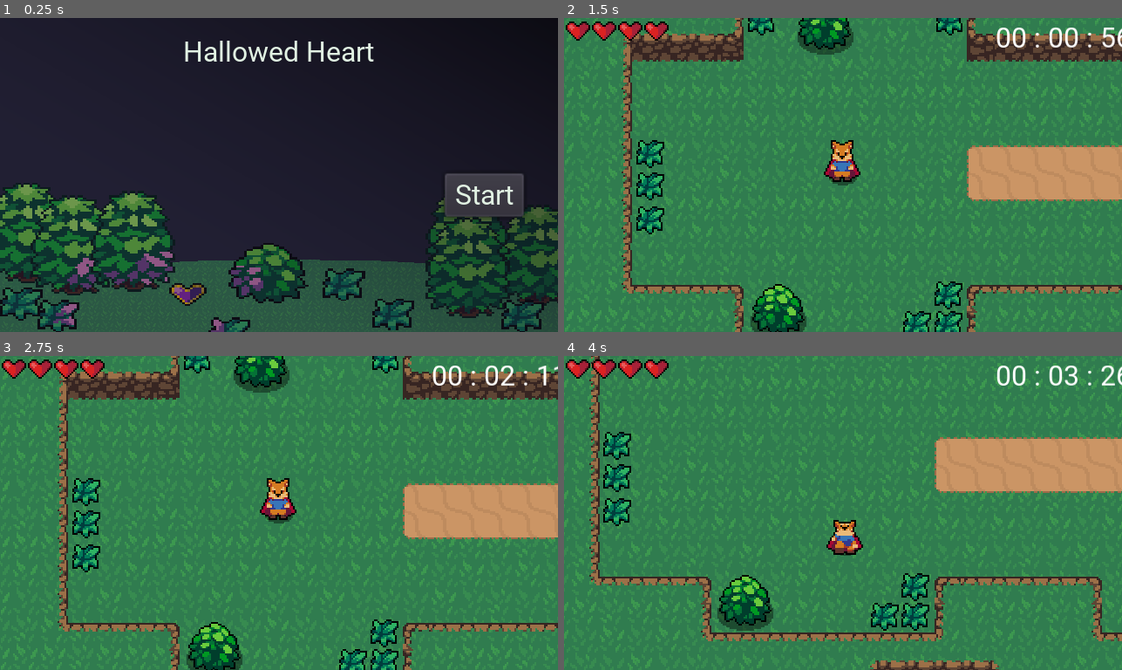
Above: before the commit, frames 1-4 (two rows, left to right).
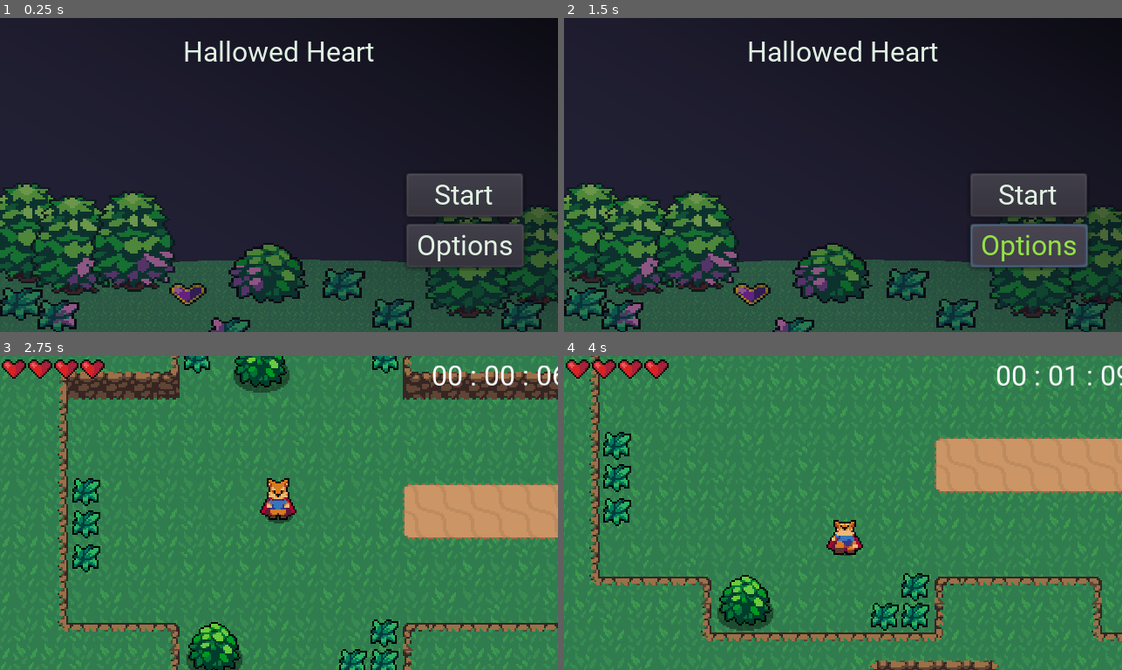
Above: after the commit, the same moments.

Repository: AdmiralOrdinary/HallowedHeart
Game: Godot game, scene res://Menu/StartMenu.tscn
The game is run twice, just before and just after one commit, with the same random seed, the same clock (stepped at 60 frames per second) and the same inputs. Sound files missing from this copy of the repository are replaced by a short silence.
Inputs (mouse positions are in pixels of both pictures, inside the frame that each line leads up to):
- Up to frame 1 (0.25 s): no input
- Up to frame 2 (1.5 s): click "Start" (after the commit: "Back") at 0.5 s; click (1027, 244) at 1.25 s, where only the run after the commit has a clickable "Options"
- Up to frame 3 (2.75 s): click (463, 531) at 2 s, where only the run after the commit has a clickable "Start"
- Up to frame 4 (4 s): hold Right (ui_right) 2.78-3.53 s; tap X (attack) at 2.85 s; hold Down (ui_down) from 3.53 s (still down); tap K (roll) at 3.6 s

The runs differ from the first frame. In frame 1, 4.3% of the frame differs, in the area x 72-95%, y 49-80%; in frame 2, 99%, in the area x 0-100%, y 0-100%; in frame 3, 0.2%; in frame 4, 0.2%.
Error after the commit: Invalid set index 'visible' (on base: 'Nil') with value of type 'bool'. (res://Menu/StartMenu.gd:31)

Commit message:
Updates From 3/1/2021
VictoryScreen
-I played around with the grading screen, running throught the game a couple times and setting realistic goals.
- I also changed the timer to accuratly count 1000ms = 1s instead of 60ms =1s

Options
-Started working on adding an options page

Diff:
--- a/Action RPG/Enemies/Boss.tscn
+++ b/Action RPG/Enemies/Boss.tscn
@@ -1811,7 +1811,7 @@
 
 [node name="AnimatedSprite" parent="SuperBat" index="0"]
 material = SubResource( 47 )
-frame = 0
+frame = 3
 
 [node name="CollisionShape2D" parent="SuperBat" index="2"]
 visible = false
@@ -1839,7 +1839,7 @@
 
 [node name="AnimatedSprite" parent="SuperBat2" index="0"]
 material = SubResource( 48 )
-frame = 0
+frame = 3
 
 [node name="CollisionShape2D" parent="SuperBat2" index="2"]
 visible = false
@@ -1867,7 +1867,7 @@
 
 [node name="AnimatedSprite" parent="SuperBat3" index="0"]
 material = SubResource( 39 )
-frame = 0
+frame = 3
 
 [node name="CollisionShape2D" parent="SuperBat3" index="2"]
 visible = false
@@ -1895,7 +1895,7 @@
 
 [node name="AnimatedSprite" parent="SuperBat4" index="0"]
 material = SubResource( 40 )
-frame = 0
+frame = 3
 
 [node name="CollisionShape2D" parent="SuperBat4" index="2"]
 visible = false
--- a/Action RPG/Enemies/Stats.gd
+++ b/Action RPG/Enemies/Stats.gd
@@ -93,6 +93,7 @@
 	damageDone = 0
 	rolls = 0
 	damageTaken = 0
+	upgrades = 0
 	reset_player_health()
 	reset_boss_health()
 
--- a/Action RPG/Enemies/Zombie.tscn
+++ b/Action RPG/Enemies/Zombie.tscn
@@ -205,7 +205,6 @@
 scale = Vector2( 1.5, 1.5 )
 frames = SubResource( 7 )
 animation = "Fly"
-frame = 3
 playing = true
 offset = Vector2( 0, -12 )
 
--- a/Action RPG/Menu/Menu.tscn
+++ b/Action RPG/Menu/Menu.tscn
@@ -41,7 +41,7 @@
 margin_left = 10.0
 margin_top = 10.0
 margin_right = 310.0
-margin_bottom = 170.0
+margin_bottom = 182.0
 
 [node name="TitleCenterContainer" type="CenterContainer" parent="FullMargin/Layer1VBox"]
 margin_right = 300.0
@@ -60,7 +60,7 @@
 [node name="SecondMargin" type="MarginContainer" parent="FullMargin/Layer1VBox"]
 margin_top = 23.0
 margin_right = 300.0
-margin_bottom = 160.0
+margin_bottom = 172.0
 size_flags_horizontal = 3
 size_flags_vertical = 3
 custom_constants/margin_right = 10
@@ -72,20 +72,20 @@
 margin_left = 10.0
 margin_top = 10.0
 margin_right = 290.0
-margin_bottom = 127.0
+margin_bottom = 139.0
 size_flags_horizontal = 3
 size_flags_vertical = 3
 
 [node name="MarginContainer" type="MarginContainer" parent="FullMargin/Layer1VBox/SecondMargin/Layer2HBox"]
 margin_right = 198.0
-margin_bottom = 117.0
+margin_bottom = 129.0
 size_flags_horizontal = 11
 size_flags_vertical = 3
 
 [node name="VBoxContainer" type="VBoxContainer" parent="FullMargin/Layer1VBox/SecondMargin/Layer2HBox"]
 margin_left = 202.0
 margin_right = 280.0
-margin_bottom = 117.0
+margin_bottom = 129.0
 size_flags_horizontal = 9
 size_flags_vertical = 3
 
@@ -107,8 +107,17 @@
 "_edit_use_anchors_": false
 }
 
-[node name="QuitGameButton" type="Button" parent="FullMargin/Layer1VBox/SecondMargin/Layer2HBox/VBoxContainer"]
+[node name="OptionsButton" type="Button" parent="FullMargin/Layer1VBox/SecondMargin/Layer2HBox/VBoxContainer"]
 margin_top = 75.0
 margin_right = 78.0
 margin_bottom = 100.0
+text = "Options"
+__meta__ = {
+"_edit_use_anchors_": false
+}
+
+[node name="QuitGameButton" type="Button" parent="FullMargin/Layer1VBox/SecondMargin/Layer2HBox/VBoxContainer"]
+margin_top = 104.0
+margin_right = 78.0
+margin_bottom = 129.0
 text = "Quit"
--- /dev/null
+++ b/Action RPG/Menu/Options.gd
@@ -0,0 +1,16 @@
+extends Control
+
+#onready var MenuSelect = $MenuSelect
+#onready var TitleSongPlayer = $TitleSongPlayer
+#onready var menu = get_parent().get_node(Menu)
+onready var options = self
+
+func _ready():
+	#TitleSongPlayer.play()
+	#PlayerStats.main_menu()
+	#var options = get_parent().add_child(Options)
+	pass
+
+func _on_StartGameButton_pressed():
+	options.visible = false
+	#menu.visible = true
--- /dev/null
+++ b/Action RPG/Menu/Options.tscn
@@ -0,0 +1,129 @@
+[gd_scene load_steps=4 format=2]
+
+[ext_resource path="res://Menu/menu_theme.tres" type="Theme" id=1]
+[ext_resource path="res://World/CoverImage.png" type="Texture" id=2]
+[ext_resource path="res://Menu/Options.gd" type="Script" id=3]
+
+[node name="Options" type="Control"]
+anchor_right = 1.0
+anchor_bottom = 1.0
+theme = ExtResource( 1 )
+script = ExtResource( 3 )
+__meta__ = {
+"_edit_use_anchors_": false
+}
+
+[node name="ColorRect" type="ColorRect" parent="."]
+anchor_right = 1.0
+anchor_bottom = 1.0
+color = Color( 0, 0, 0, 1 )
+__meta__ = {
+"_edit_use_anchors_": false
+}
+
+[node name="CoverImage" type="Sprite" parent="."]
+visible = false
+position = Vector2( 160, 80 )
+scale = Vector2( 0.507937, 0.4 )
+texture = ExtResource( 2 )
+
+[node name="FullMargin" type="MarginContainer" parent="."]
+anchor_right = 1.0
+anchor_bottom = 1.0
+size_flags_horizontal = 3
+size_flags_vertical = 3
+custom_constants/margin_right = 10
+custom_constants/margin_top = 10
+custom_constants/margin_left = 10
+custom_constants/margin_bottom = 10
+__meta__ = {
+"_edit_use_anchors_": false
+}
+
+[node name="Layer1VBox" type="VBoxContainer" parent="FullMargin"]
+margin_left = 10.0
+margin_top = 10.0
+margin_right = 310.0
+margin_bottom = 170.0
+
+[node name="TitleCenterContainer" type="CenterContainer" parent="FullMargin/Layer1VBox"]
+margin_right = 300.0
+margin_bottom = 19.0
+size_flags_horizontal = 3
+size_flags_vertical = 0
+
+[node name="Label" type="Label" parent="FullMargin/Layer1VBox/TitleCenterContainer"]
+margin_left = 116.0
+margin_right = 183.0
+margin_bottom = 19.0
+size_flags_horizontal = 3
+size_flags_vertical = 0
+text = "OPTIONS"
+
+[node name="SecondMargin" type="MarginContainer" parent="FullMargin/Layer1VBox"]
+margin_top = 23.0
+margin_right = 300.0
+margin_bottom = 160.0
+size_flags_horizontal = 3
+size_flags_vertical = 3
+custom_constants/margin_right = 10
+custom_constants/margin_top = 10
+custom_constants/margin_left = 10
+custom_constants/margin_bottom = 10
+
+[node name="Layer2HBox" type="HBoxContainer" parent="FullMargin/Layer1VBox/SecondMargin"]
+margin_left = 10.0
+margin_top = 10.0
+margin_right = 290.0
+margin_bottom = 127.0
+size_flags_horizontal = 3
+size_flags_vertical = 3
+
+[node name="MarginContainer" type="MarginContainer" parent="FullMargin/Layer1VBox/SecondMargin/Layer2HBox"]
+margin_right = 205.0
+margin_bottom = 117.0
+size_flags_horizontal = 11
+size_flags_vertical = 3
+
+[node name="VBoxContainer" type="VBoxContainer" parent="FullMargin/Layer1VBox/SecondMargin/Layer2HBox"]
+margin_left = 209.0
+margin_right = 280.0
+margin_bottom = 117.0
+size_flags_horizontal = 9
+size_flags_vertical = 3
+
+[node name="StartGameButton" type="Button" parent="FullMargin/Layer1VBox/SecondMargin/Layer2HBox/VBoxContainer"]
+margin_right = 71.0
+margin_bottom = 25.0
+text = "   Back   "
+__meta__ = {
+"_edit_use_anchors_": false
+}
+
+[node name="Label" type="Label" parent="FullMargin/Layer1VBox/SecondMargin/Layer2HBox/VBoxContainer"]
+margin_top = 29.0
+margin_right = 71.0
+margin_bottom = 48.0
+
+[node name="Label2" type="Label" parent="FullMargin/Layer1VBox/SecondMargin/Layer2HBox/VBoxContainer"]
+margin_top = 52.0
+margin_right = 71.0
+margin_bottom = 71.0
+
+[node name="OptionsButton" type="Button" parent="FullMargin/Layer1VBox/SecondMargin/Layer2HBox/VBoxContainer"]
+visible = false
+margin_top = 75.0
+margin_right = 78.0
+margin_bottom = 100.0
+text = "    Start    "
+__meta__ = {
+"_edit_use_anchors_": false
+}
+
+[node name="QuitGameButton" type="Button" parent="FullMargin/Layer1VBox/SecondMargin/Layer2HBox/VBoxContainer"]
+visible = false
+margin_top = 75.0
+margin_right = 78.0
+margin_bottom = 100.0
+text = "Quit"
+[connection signal="pressed" from="FullMargin/Layer1VBox/SecondMargin/Layer2HBox/VBoxContainer/StartGameButton" to="." method="_on_StartGameButton_pressed"]
--- a/Action RPG/Menu/StartMenu.gd
+++ b/Action RPG/Menu/StartMenu.gd
@@ -2,10 +2,13 @@
 
 onready var MenuSelect = $MenuSelect
 onready var TitleSongPlayer = $TitleSongPlayer
+onready var menu = $Menu
+onready var options = get_parent().add_child(Options)
 
 func _ready():
 	TitleSongPlayer.play()
 	PlayerStats.main_menu()
+	var options = get_parent().add_child(Options)
 
 func _on_StartGameButton_pressed():
 	PlayerStats.main_menu()
@@ -22,3 +25,8 @@
 
 func _on_TitleSongPlayer_finished():
 	TitleSongPlayer.play()
+
+
+func _on_OptionsButton_pressed():
+	options.visible = true
+	menu.visible = false
--- a/Action RPG/Menu/StartMenu.tscn
+++ b/Action RPG/Menu/StartMenu.tscn
@@ -17,24 +17,38 @@
 
 [node name="Menu" parent="." instance=ExtResource( 3 )]
 
+[node name="Layer1VBox" parent="Menu/FullMargin" index="0"]
+margin_bottom = 170.0
+
+[node name="SecondMargin" parent="Menu/FullMargin/Layer1VBox" index="1"]
+margin_bottom = 160.0
+
+[node name="Layer2HBox" parent="Menu/FullMargin/Layer1VBox/SecondMargin" index="0"]
+margin_bottom = 127.0
+
 [node name="MarginContainer" parent="Menu/FullMargin/Layer1VBox/SecondMargin/Layer2HBox" index="0"]
-margin_right = 230.0
+margin_right = 209.0
+margin_bottom = 117.0
 size_flags_horizontal = 3
 
 [node name="VBoxContainer" parent="Menu/FullMargin/Layer1VBox/SecondMargin/Layer2HBox" index="1"]
-margin_left = 234.0
+margin_left = 213.0
+margin_bottom = 117.0
 
 [node name="Label" parent="Menu/FullMargin/Layer1VBox/SecondMargin/Layer2HBox/VBoxContainer" index="0"]
-margin_right = 46.0
+margin_right = 67.0
 
 [node name="Label2" parent="Menu/FullMargin/Layer1VBox/SecondMargin/Layer2HBox/VBoxContainer" index="1"]
-margin_right = 46.0
+margin_right = 67.0
 
 [node name="StartGameButton" parent="Menu/FullMargin/Layer1VBox/SecondMargin/Layer2HBox/VBoxContainer" index="2"]
-margin_right = 46.0
+margin_right = 67.0
 text = "Start"
 
-[node name="QuitGameButton" parent="Menu/FullMargin/Layer1VBox/SecondMargin/Layer2HBox/VBoxContainer" index="3"]
+[node name="OptionsButton" parent="Menu/FullMargin/Layer1VBox/SecondMargin/Layer2HBox/VBoxContainer" index="3"]
+margin_right = 67.0
+
+[node name="QuitGameButton" parent="Menu/FullMargin/Layer1VBox/SecondMargin/Layer2HBox/VBoxContainer" index="4"]
 visible = false
 
 [node name="MenuSelect" type="AudioStreamPlayer" parent="."]
@@ -127,6 +141,7 @@
 "_edit_use_anchors_": false
 }
 [connection signal="pressed" from="Menu/FullMargin/Layer1VBox/SecondMargin/Layer2HBox/VBoxContainer/StartGameButton" to="." method="_on_StartGameButton_pressed"]
+[connection signal="pressed" from="Menu/FullMargin/Layer1VBox/SecondMargin/Layer2HBox/VBoxContainer/OptionsButton" to="." method="_on_OptionsButton_pressed"]
 [connection signal="pressed" from="Menu/FullMargin/Layer1VBox/SecondMargin/Layer2HBox/VBoxContainer/QuitGameButton" to="." method="_on_QuitGameButton_pressed"]
 [connection signal="finished" from="TitleSongPlayer" to="." method="_on_TitleSongPlayer_finished"]
 
--- a/Action RPG/Menu/VictoryMenu.gd
+++ b/Action RPG/Menu/VictoryMenu.gd
@@ -37,41 +37,41 @@
 	var average = 0
 	set_paused(true)
 
-	if PlayerStats.timeMinutes > 11:
+	if PlayerStats.timeMinutes > 10:
 		timeGrade.text = "F"
 		average += 0
-	elif PlayerStats.timeMinutes >= 9:
+	elif PlayerStats.timeMinutes >= 7:
 		timeGrade.text = "D"
 		average += 1
-	elif PlayerStats.timeMinutes >= 7:
+	elif PlayerStats.timeMinutes >= 6:
 		timeGrade.text = "C"
 		average += 2
 	elif PlayerStats.timeMinutes >= 5:
 		timeGrade.text = "B"
 		average += 3
-	elif PlayerStats.timeMinutes >= 3:
+	elif PlayerStats.timeMinutes > 4:
 		timeGrade.text = "A"
 		average += 4
-	elif PlayerStats.timeMinutes <= 2:
+	elif PlayerStats.timeMinutes <= 4:
 		timeGrade.text = "S"
 		average += 5
 
 	if PlayerStats.kills < 5:
 		killsGrade.text = "F"
 		average += 0
-	elif PlayerStats.kills <= 9:
+	elif PlayerStats.kills <= 10:
 		killsGrade.text = "D"
 		average += 1
-	elif PlayerStats.kills <= 12:
+	elif PlayerStats.kills <= 15:
 		killsGrade.text = "C"
 		average += 2
-	elif PlayerStats.kills <= 15:
+	elif PlayerStats.kills <= 25:
 		killsGrade.text = "B"
 		average += 3
-	elif PlayerStats.kills <= 18:
+	elif PlayerStats.kills <= 34:
 		killsGrade.text = "A"
 		average += 4
-	elif PlayerStats.kills >= 20:
+	elif PlayerStats.kills >= 35:
 		killsGrade.text = "S"
 		average += 5
 	#32 Soft Max on kills
@@ -115,22 +115,22 @@
 		restartsGrade.text = "S"
 		average += 5
 
-	if PlayerStats.upgrades <= 2:
+	if PlayerStats.upgrades <= 1:
 		upgradesGrade.text = "F"
 		average += 0
+	elif PlayerStats.upgrades <= 2:
+		upgradesGrade.text = "D"
+		average += 1
+	elif PlayerStats.upgrades <= 3:
+		upgradesGrade.text = "C"
+		average += 2
 	elif PlayerStats.upgrades <= 4:
-		upgradesGrade.text = "D"
-		average += 1
-	elif PlayerStats.upgrades <= 6:
-		upgradesGrade.text = "C"
-		average += 2
-	elif PlayerStats.upgrades <= 8:
 		upgradesGrade.text = "B"
 		average += 3
-	elif PlayerStats.upgrades < 10:
+	elif PlayerStats.upgrades < 5:
 		upgradesGrade.text = "A"
 		average += 4
-	elif PlayerStats.upgrades == 10:
+	elif PlayerStats.upgrades >= 6:
 		upgradesGrade.text = "S"
 		average += 5
 
--- a/Action RPG/Menu/VictoryMenu.tscn
+++ b/Action RPG/Menu/VictoryMenu.tscn
@@ -116,18 +116,14 @@
 
 [node name="CenterContainer" parent="PauseOverlay/MarginContainer/VBoxContainer2/HBoxContainer/MarginContainer/MarginContainer/ColorRect/MarginContainer/VBoxContainer/PlayerStatTrackers/VBoxContainer" index="0"]
 margin_right = 223.0
-margin_bottom = 42.0
 
 [node name="Label" parent="PauseOverlay/MarginContainer/VBoxContainer2/HBoxContainer/MarginContainer/MarginContainer/ColorRect/MarginContainer/VBoxContainer/PlayerStatTrackers/VBoxContainer/CenterContainer" index="0"]
 margin_left = 78.0
-margin_top = 11.0
 margin_right = 144.0
-margin_bottom = 30.0
 
 [node name="HBoxContainer" parent="PauseOverlay/MarginContainer/VBoxContainer2/HBoxContainer/MarginContainer/MarginContainer/ColorRect/MarginContainer/VBoxContainer/PlayerStatTrackers/VBoxContainer" index="1"]
-margin_top = 46.0
-margin_right = 223.0
-margin_bottom = 149.0
+margin_right = 223.0
+margin_bottom = 126.0
 
 [node name="VBoxContainer" parent="PauseOverlay/MarginContainer/VBoxContainer2/HBoxContainer/MarginContainer/MarginContainer/ColorRect/MarginContainer/VBoxContainer/PlayerStatTrackers/VBoxContainer/HBoxContainer" index="0"]
 margin_right = 109.0
--- a/Action RPG/UI/HealthUI.gd
+++ b/Action RPG/UI/HealthUI.gd
@@ -13,7 +13,7 @@
 var timerText
 
 func _process(delta):
-	if ms > 59:
+	if ms > 9:
 		s+=1
 		ms=0
 
--- a/Action RPG/UI/HealthUI.tscn
+++ b/Action RPG/UI/HealthUI.tscn
@@ -60,6 +60,6 @@
 
 [node name="Timer" type="Timer" parent="RichTextLabel"]
 pause_mode = 1
-wait_time = 0.01
+wait_time = 0.1
 autostart = true
 [connection signal="timeout" from="RichTextLabel/Timer" to="." method="_on_Timer_timeout"]
--- a/Action RPG/project.godot
+++ b/Action RPG/project.godot
@@ -24,6 +24,7 @@
 PlayerStats="*res://Player/PlayerStats.tscn"
 SmallHeart="res://World/SmallHeart.gd"
 SwordHitbox="res://Player/SwordHitbox.gd"
+Options="*res://Menu/Options.tscn"
 
 [display]
 
Not shown, changed: HTML5-HallowedHeart/index.pck
Not shown, added: Windows-HallowedHeart/HallowedHeart.pck
